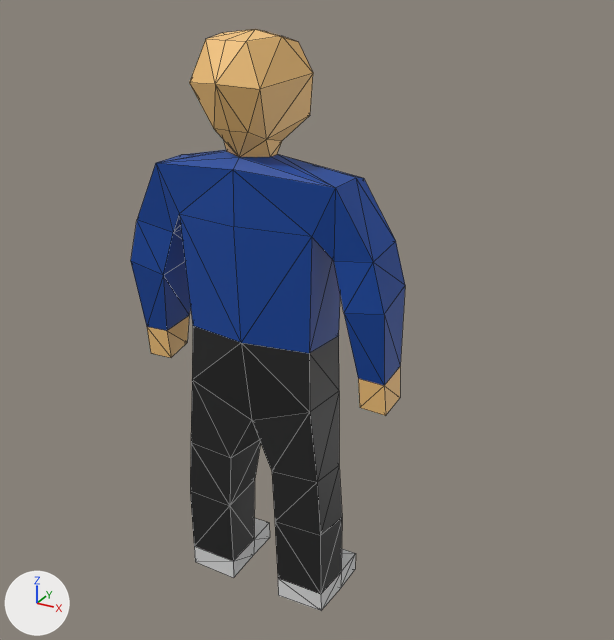
The Blender file Media/Models/Student/student.blend as it was, and as the next commit left it.
Camera for both pictures: a camera (50 mm lens) standing at (5.29, -8.66, 8.23) and looking at (0.48, 0.08, 3.86). Lighting does not change. The marker at lower left points along +X, +Y and +Z. Mesh edges are drawn as thin lines.

In view in the first picture: 'Student'.
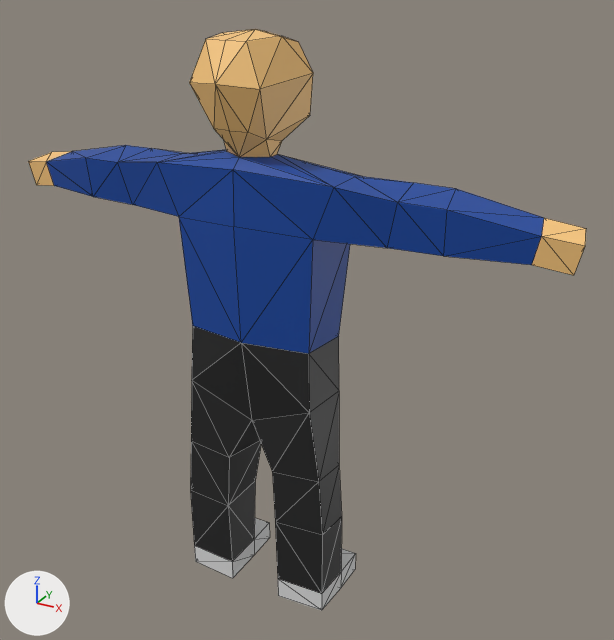
What differs and where, as boxes (x1, y1, x2, y2) in the pictures (614 x 640 px; the box of a moved part takes in the faces that stretch with it):
'Student', reshaped (103% wider)
    before: (131, 29, 405, 611)
    after: (28, 29, 586, 610)
part 1 of me_cube, moved or reshaped
    before: (131, 150, 405, 611)
    after: (28, 145, 586, 610)

Patch to the scene script:
```diff
--- a/Media/Models/Student/student.blend.py
+++ b/Media/Models/Student/student.blend.py
@@ me_cube @@
 # used by ob_student; location = (0.0, 0.0, -0.18); rotation_euler = (0.00569, 0.0, 0.0), in degrees (0.3, 0, 0); scale = (1.59, 1.59, 1.59)
-me_cube.from_pydata(...)  # 135 vertices, 260 faces, 2 loose edges; spans x -1.14..1.14, y -0.64..0.28, z 0.02..4.76
+me_cube.from_pydata(...)  # 135 vertices, 260 faces, 2 loose edges; spans x -2.4..2.4, y -0.64..0.28, z 0.02..4.76
+# me_cube part 1: 73 of 135 vertices moved; they spanned x -1.14..1.14, y -0.38..0.15, z 0.02..3.78 and now span x -2.4..2.4, y -0.39..0.16, z 0.02..3.79; mean shift (0.0, 0.03, 0.45); largest move (1.12, -0.19, 2.01) -> (2.4, -0.1, 3.56)
 me_cube.materials.append(mat_material)
```
